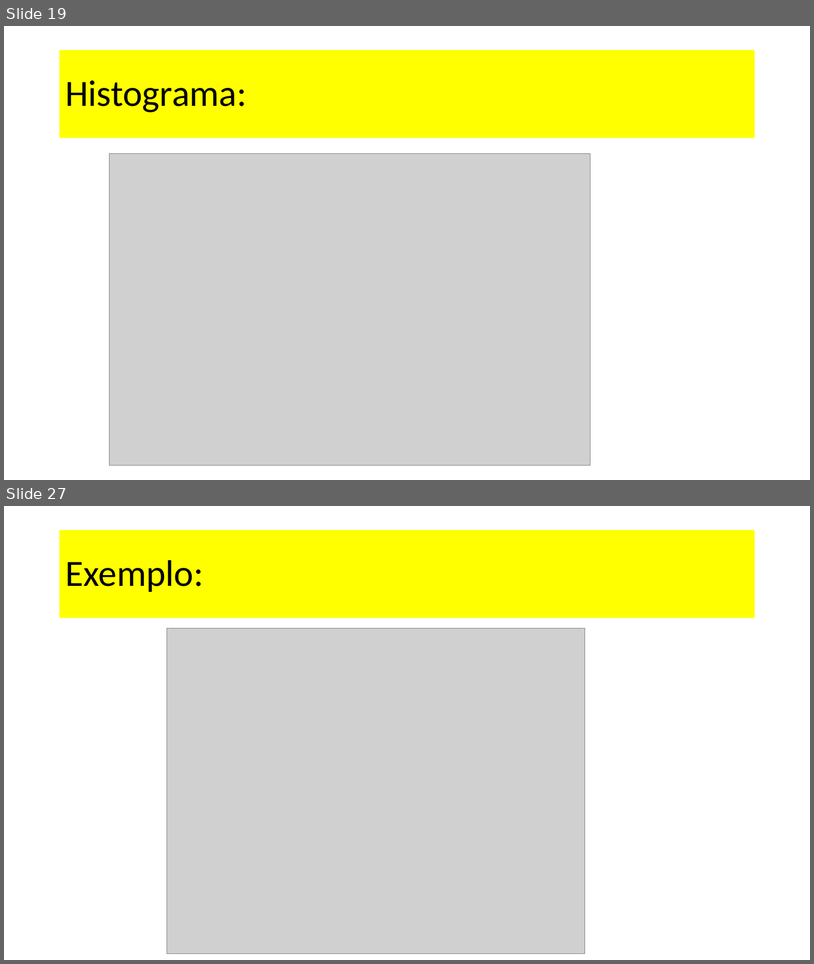
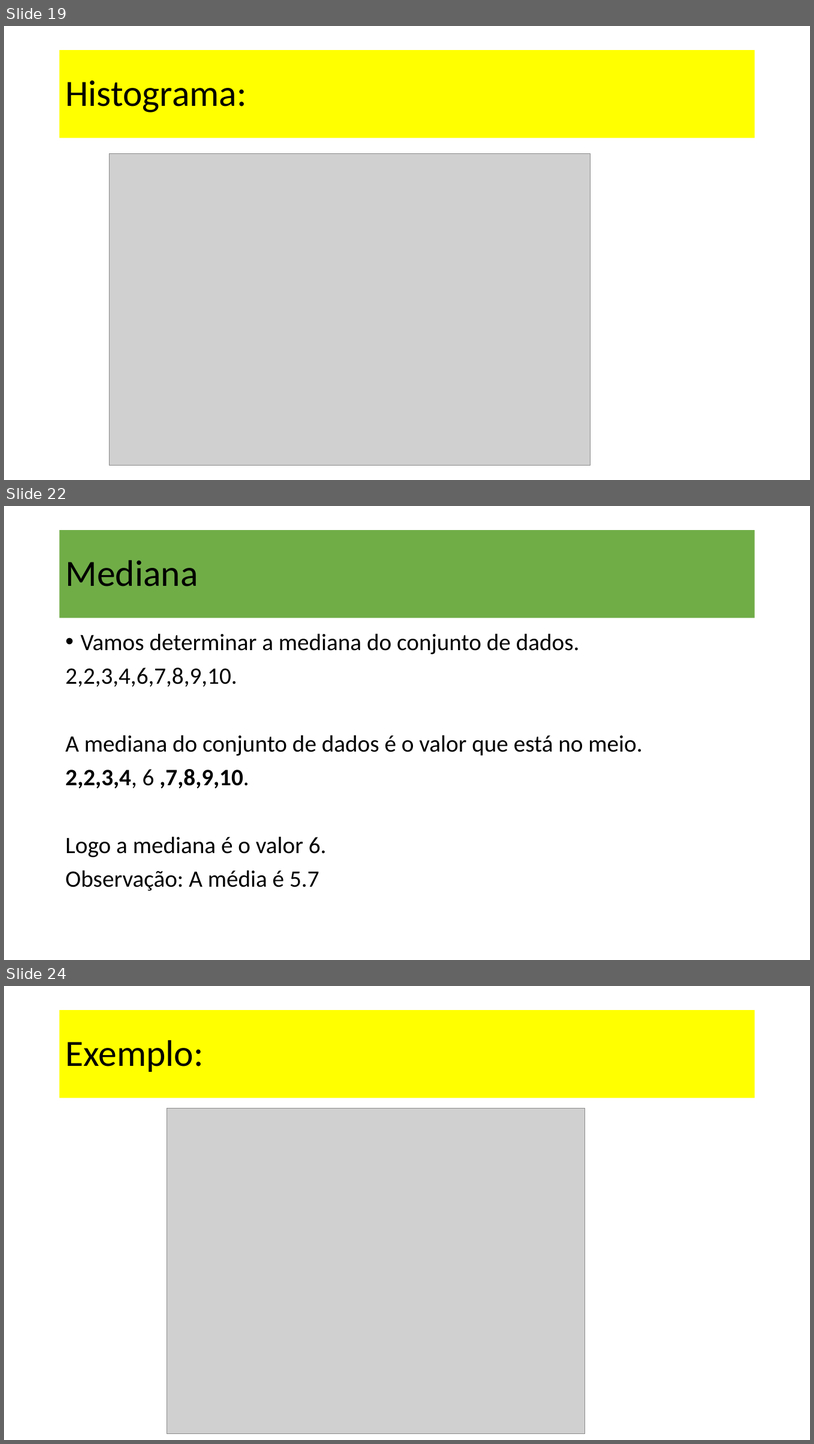
Before and after one commit to dourivaljunior/Curso-de-Python, a slide deck: curso Data Science aula matplolib.pptx. Shown one above the other, each under a label of ours: slides 19 and 27 before the commit, slides 19, 22 and 24 after it; the slides between them are not shown. The pictures are 814x964 and 814x1444 pixels, drawn with LibreOffice and Linux fonts; fonts in the diff are those of the drawing; grey boxes stand for pictures. Boxes give left, top, right and bottom in pixels: in the first picture for what was removed or moved away, otherwise in the second. Text is boxed around its words. In the diff, an @@ line names an element or a change of style, - is before the commit and + after.

```diff
--- a/curso Data Science aula matplolib.pptx
+++ b/curso Data Science aula matplolib.pptx
@@ slide 22 added at bbox=[4, 506, 810, 960], background #FFFFFF @@
@@ title added at bbox=[60, 530, 755, 618], fill #70AD47, 44 pt, text #000000 @@
+Mediana
@@ text added at bbox=[65, 633, 642, 891], 28 pt, text #000000 @@
+• Vamos determinar a mediana do conjunto de dados.
+2,2,3,4,6,7,8,9,10.
+A mediana do conjunto de dados é o valor que está no meio.
+2,2,3,4, 6 ,7,8,9,10.
+Logo a mediana é o valor 6.
+Observação: A média é 5.7
@@ what was slide 27 is now slide 24 @@
```
Also in this commit, not shown: 6 slides changed, 5 other slides added, 5 slides removed.
